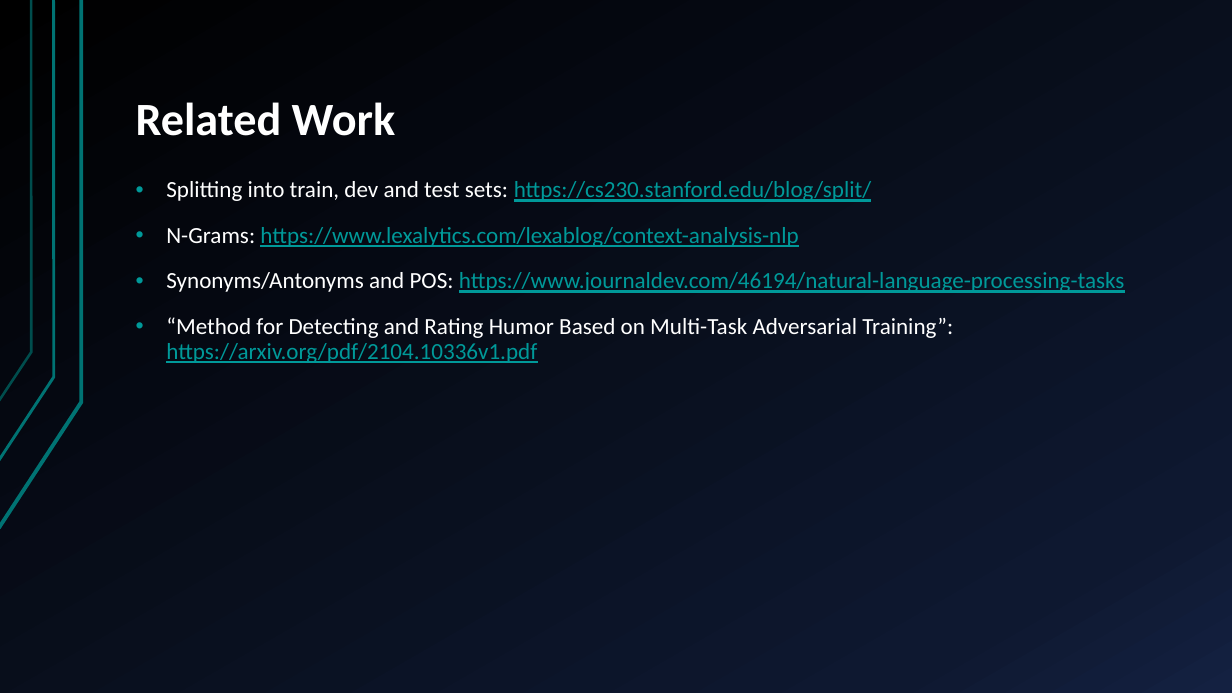
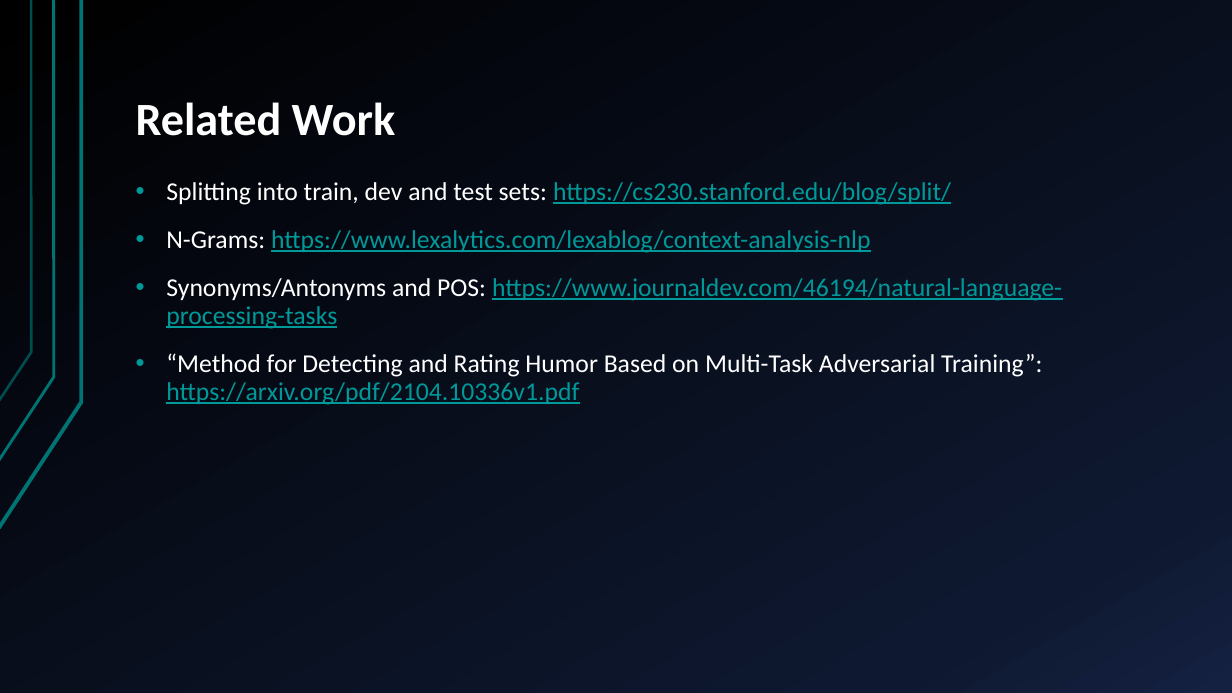
Before and after one commit to Zeze35H/IART, a slide deck: slide 3 of P2/CheckPoint 1.pptx. Drawn at 1232x693 pixels with LibreOffice and Linux fonts; fonts in the diff are those of the drawing. Boxes give left, top, right and bottom in pixels: in the first picture for what was removed or moved away, otherwise in the second. Text is boxed around its words. In the diff, an @@ line names an element or a change of style, - is before the commit and + after.

```diff
--- a/P2/CheckPoint 1.pptx
+++ b/P2/CheckPoint 1.pptx
@@ text "Splitting into train, dev and ..." at <box>166,182,1062,405</box>: size 18 to 20 pt @@
```
Also in this commit, not shown: 3 other slides changed, 2 other files.
